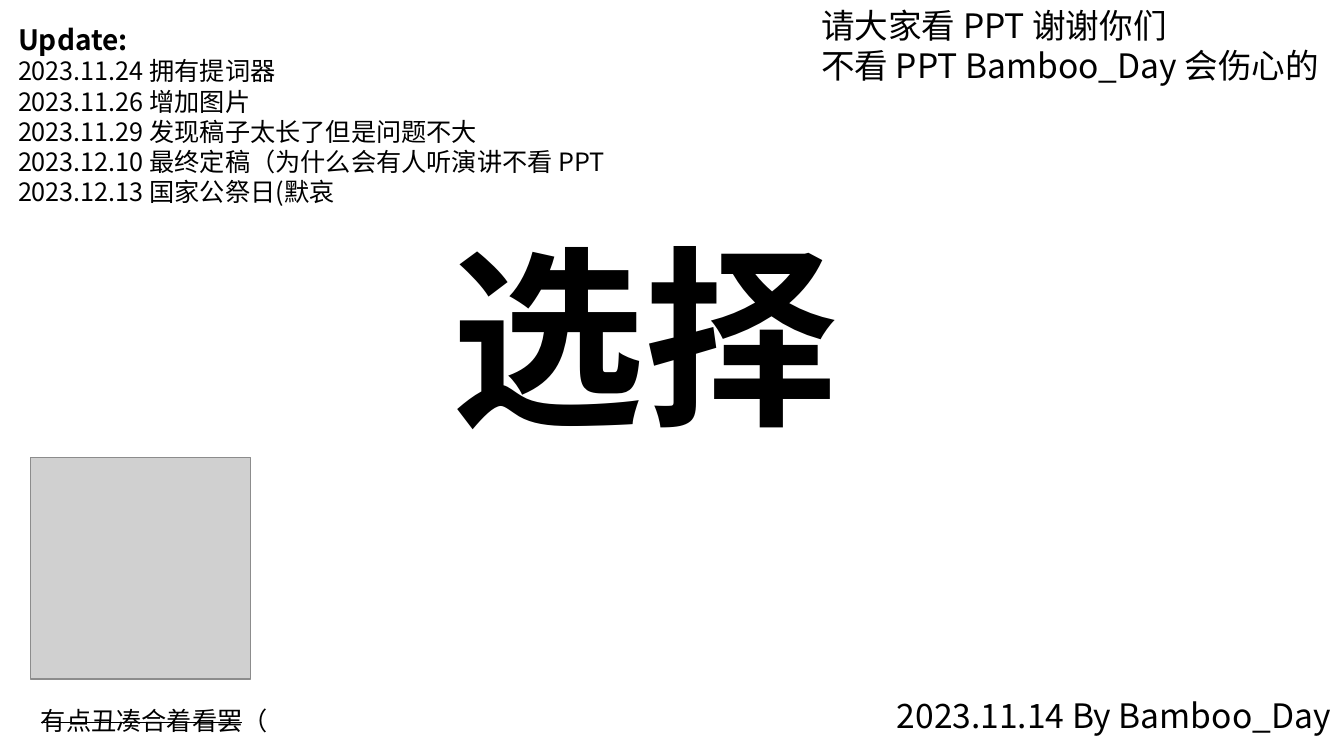
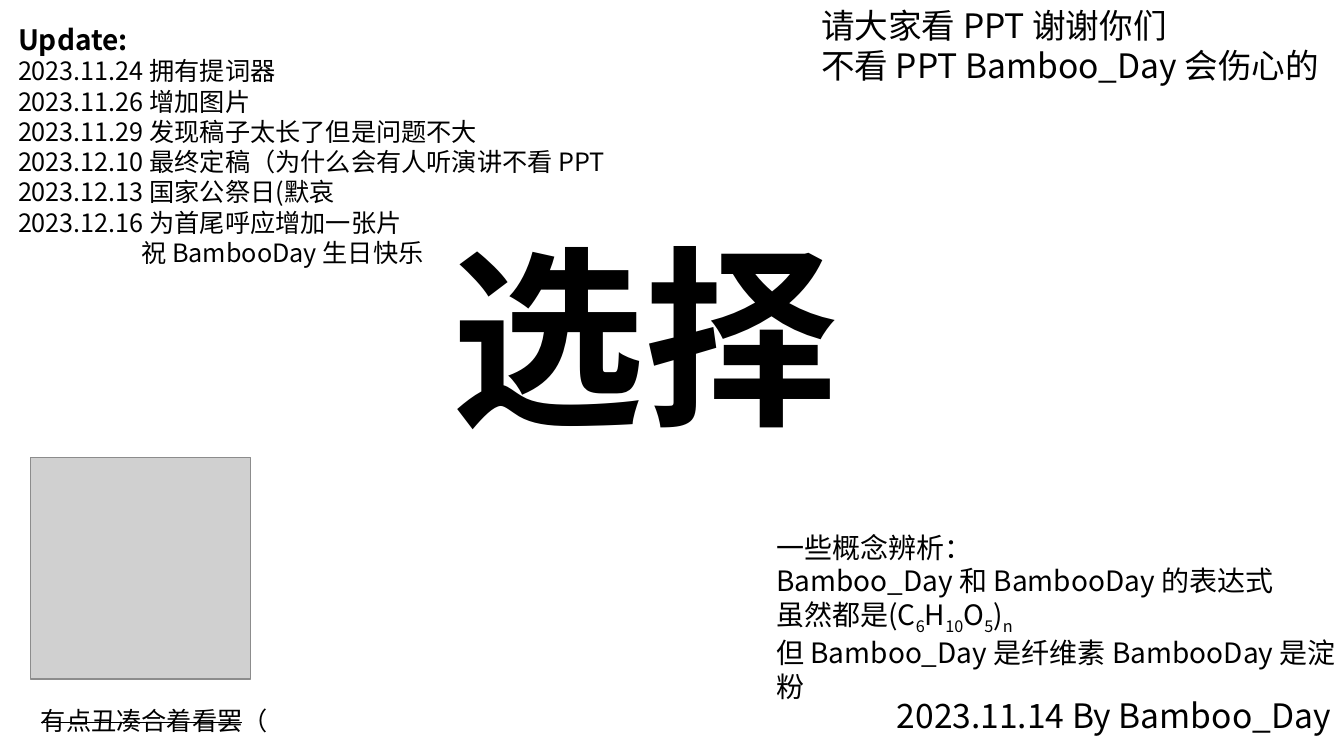
Before and after one commit to BambooDay/OI, a slide deck: slide 2 of 激情演讲.pptx (slide 1 before the commit). Drawn at 1344x756 pixels with LibreOffice and Linux fonts; fonts in the diff are those of the drawing; grey boxes stand for pictures. Boxes give left, top, right and bottom in pixels: in the first picture for what was removed or moved away, otherwise in the second. Text is boxed around its words. In the diff, an @@ line names an element or a change of style, - is before the commit and + after.

```diff
--- a/激情演讲.pptx
+++ b/激情演讲.pptx
@@ text at (18, 210, 424, 268): paragraphs added @@
+2023.12.16 为首尾呼应增加一张片
+祝 BambooDay 生日快乐
@@ text added at (776, 534, 1336, 670), 20 pt, text #000000 @@
+一些概念辨析：
+Bamboo_Day 和 BambooDay 的表达式
+虽然都是(C6H10O5)n
+但 Bamboo_Day 是纤维素 BambooDay 是淀粉
```
Also in this commit, not shown: 3 other slides changed, 1 slide added, 25 other files.
